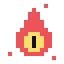
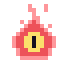
Before/after of a 64 × 64 layered artwork. What changed in the layer stack:
renamed "Layer #2" to "Base", painted on it over <box>8,4,56,60</box>
